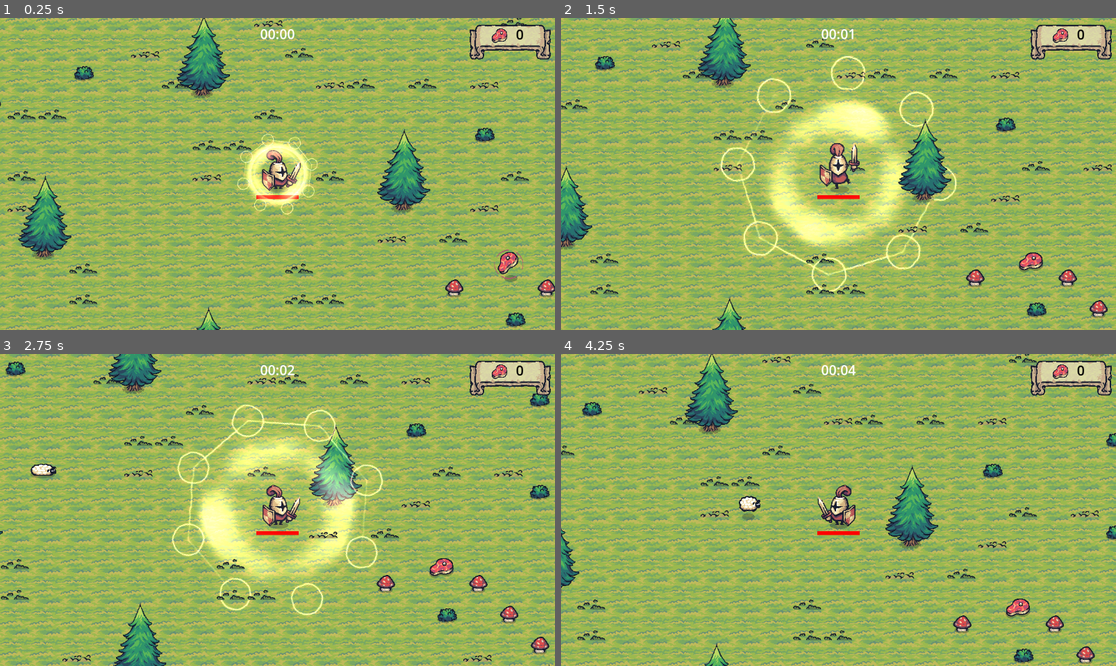
Above: before the commit, frames 1-4 (two rows, left to right).
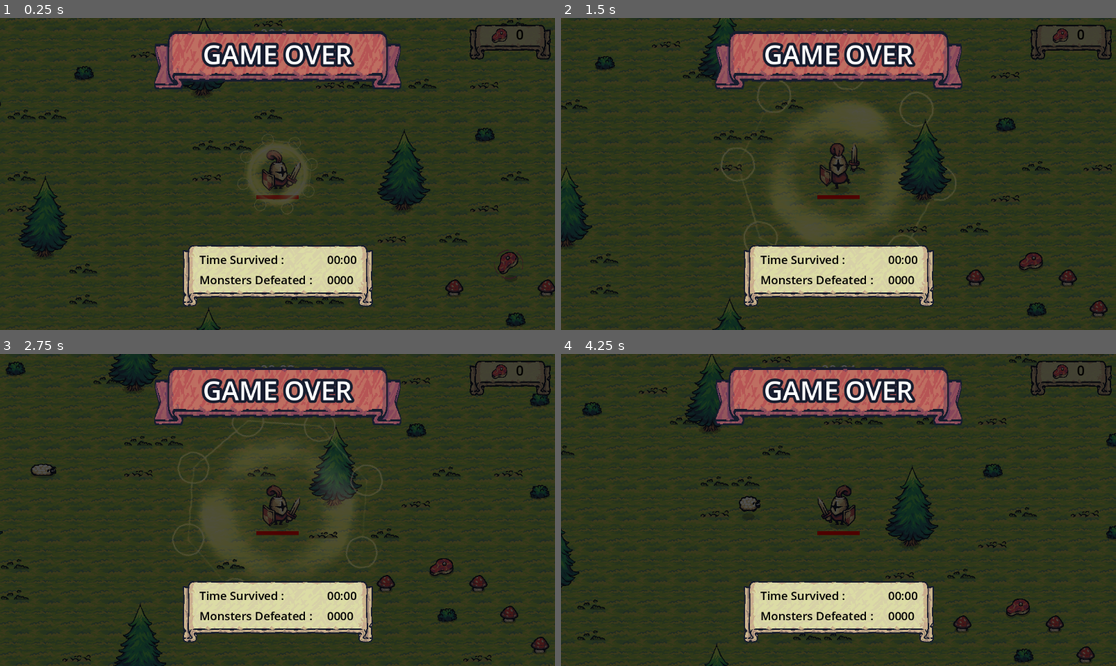
Above: after the commit, the same moments.

Repository: LostReny/DIO_TRILHA_GODOT
Game: Godot game, scene res://main.tscn
The game is run twice, just before and just after one commit, with the same random seed, the same clock (stepped at 60 frames per second) and the same inputs.
Inputs (mouse positions are in pixels of both pictures, inside the frame that each line leads up to):
- Up to frame 1 (0.25 s): no input
- Up to frame 2 (1.5 s): move the mouse to (960, 158) at 0.52 s; hold D (move_right) 0.53-1.28 s; click (960, 158) at 0.6 s; move the mouse to (727, 189) at 1.27 s; hold S (move_down) from 1.28 s (still down); click (727, 189) at 1.35 s
- Up to frame 3 (2.75 s): move the mouse to (333, 441) at 2.02 s; release S (move_down) at 2.03 s; hold D (move_right) from 2.03 s (still down); click (333, 441) at 2.1 s
- Up to frame 4 (4.25 s): move the mouse to (810, 572) at 2.77 s; release D (move_right) at 2.78 s; hold W (move_up) 2.78-3.53 s; click (810, 572) at 2.85 s; move the mouse to (1005, 556) at 3.52 s; hold A (move_left) from 3.53 s (still down); click (1005, 556) at 3.6 s

The runs differ from the first frame. In frame 1, 100% of the frame differs, in the area x 0-100%, y 0-100%; in frame 2, 100%; in frame 3, 100%; in frame 4, 100%.

Commit message:
Interface game over

Diff:
--- a/Tiny_Swords/main.tscn
+++ b/Tiny_Swords/main.tscn
@@ -13,6 +13,8 @@
 [ext_resource type="PackedScene" uid="uid://83usjjffl6n2" path="res://scripts/systems/mob_spanner.tscn" id="12_endqh"]
 [ext_resource type="PackedScene" uid="uid://cxcvqxy7ggi45" path="res://scenes/misc/tree.tscn" id="12_j4bv5"]
 [ext_resource type="Script" path="res://scripts/systems/dificult_system/dificult_system.gd" id="13_k0x6d"]
+[ext_resource type="Texture2D" uid="uid://c4vejyes7nv50" path="res://addons/assets/Tiny Swords/UI/Ribbons/Ribbon_Red_3Slides.png" id="14_6q6sb"]
+[ext_resource type="Texture2D" uid="uid://clc00kugu5fky" path="res://addons/assets/Tiny Swords/UI/Banners/Banner_Horizontal.png" id="15_dvekl"]
 
 [sub_resource type="TileSetAtlasSource" id="TileSetAtlasSource_munw3"]
 texture = ExtResource("5_so41a")
@@ -102,6 +104,37 @@
 [sub_resource type="RectangleShape2D" id="RectangleShape2D_jrbhh"]
 size = Vector2(4233, 391.154)
 
+[sub_resource type="StyleBoxTexture" id="StyleBoxTexture_w5k6d"]
+texture = ExtResource("14_6q6sb")
+texture_margin_left = 64.0
+texture_margin_right = 64.0
+axis_stretch_horizontal = 2
+region_rect = Rect2(0, 0, 192, 64)
+
+[sub_resource type="LabelSettings" id="LabelSettings_i4p4o"]
+font_size = 54
+outline_size = 22
+outline_color = Color(0.0862745, 0.109804, 0.180392, 1)
+
+[sub_resource type="StyleBoxTexture" id="StyleBoxTexture_4l8yk"]
+texture = ExtResource("15_dvekl")
+texture_margin_left = 32.0
+texture_margin_top = 16.0
+texture_margin_right = 32.0
+texture_margin_bottom = 48.0
+axis_stretch_horizontal = 2
+axis_stretch_vertical = 2
+region_rect = Rect2(32, 48, 128, 128)
+
+[sub_resource type="SystemFont" id="SystemFont_pf614"]
+font_names = PackedStringArray("Lato")
+font_weight = 600
+
+[sub_resource type="LabelSettings" id="LabelSettings_jqocv"]
+font = SubResource("SystemFont_pf614")
+font_size = 24
+font_color = Color(0, 0, 0, 1)
+
 [node name="Main" type="Node2D"]
 y_sort_enabled = true
 
@@ -279,3 +312,97 @@
 script = ExtResource("13_k0x6d")
 mob_spanner = NodePath("../MobSpanner")
 break_intensity = 0.33
+
+[node name="GameOverUI" type="CanvasLayer" parent="."]
+
+[node name="Background" type="ColorRect" parent="GameOverUI"]
+anchors_preset = 15
+anchor_right = 1.0
+anchor_bottom = 1.0
+grow_horizontal = 2
+grow_vertical = 2
+color = Color(0, 0, 0, 0.694118)
+
+[node name="TopPanel" type="Panel" parent="GameOverUI"]
+anchors_preset = 5
+anchor_left = 0.5
+anchor_right = 0.5
+offset_left = -259.5
+offset_top = 27.0
+offset_right = 259.5
+offset_bottom = 154.0
+grow_horizontal = 2
+theme_override_styles/panel = SubResource("StyleBoxTexture_w5k6d")
+
+[node name="GameOver Label" type="Label" parent="GameOverUI/TopPanel"]
+layout_mode = 1
+anchors_preset = 8
+anchor_left = 0.5
+anchor_top = 0.5
+anchor_right = 0.5
+anchor_bottom = 0.5
+offset_left = -92.5
+offset_top = -38.5
+offset_right = 90.5
+offset_bottom = 6.5
+grow_horizontal = 2
+grow_vertical = 2
+text = "GAME OVER"
+label_settings = SubResource("LabelSettings_i4p4o")
+
+[node name="BottomPanel" type="Panel" parent="GameOverUI"]
+anchors_preset = 7
+anchor_left = 0.5
+anchor_top = 1.0
+anchor_right = 0.5
+anchor_bottom = 1.0
+offset_left = -198.0
+offset_top = -176.0
+offset_right = 199.0
+offset_bottom = -43.0
+grow_horizontal = 2
+grow_vertical = 0
+theme_override_styles/panel = SubResource("StyleBoxTexture_4l8yk")
+
+[node name="CenterContainer" type="CenterContainer" parent="GameOverUI/BottomPanel"]
+layout_mode = 1
+anchors_preset = 8
+anchor_left = 0.5
+anchor_top = 0.5
+anchor_right = 0.5
+anchor_bottom = 0.5
+offset_left = -147.5
+offset_top = -47.5
+offset_right = 147.5
+offset_bottom = 16.5
+grow_horizontal = 2
+grow_vertical = 2
+
+[node name="GridContainer" type="GridContainer" parent="GameOverUI/BottomPanel/CenterContainer"]
+layout_mode = 2
+theme_override_constants/h_separation = 25
+theme_override_constants/v_separation = 8
+columns = 2
+
+[node name="TimeSurvivedLabel" type="Label" parent="GameOverUI/BottomPanel/CenterContainer/GridContainer"]
+layout_mode = 2
+text = "Time Survived : "
+label_settings = SubResource("LabelSettings_jqocv")
+
+[node name="TimeLabel" type="Label" parent="GameOverUI/BottomPanel/CenterContainer/GridContainer"]
+layout_mode = 2
+text = "00:00"
+label_settings = SubResource("LabelSettings_jqocv")
+
+[node name="MonstersDefeatedLabel" type="Label" parent="GameOverUI/BottomPanel/CenterContainer/GridContainer"]
+layout_mode = 2
+text = "Monsters Defeated : "
+label_settings = SubResource("LabelSettings_jqocv")
+
+[node name="NumberLabel" type="Label" parent="GameOverUI/BottomPanel/CenterContainer/GridContainer"]
+layout_mode = 2
+text = "0000
+"
+label_settings = SubResource("LabelSettings_jqocv")
+
+[node name="AnimationPlayer" type="AnimationPlayer" parent="GameOverUI"]
Not shown: 1 places in Tiny_Swords/main.tscn that only renumber resources
